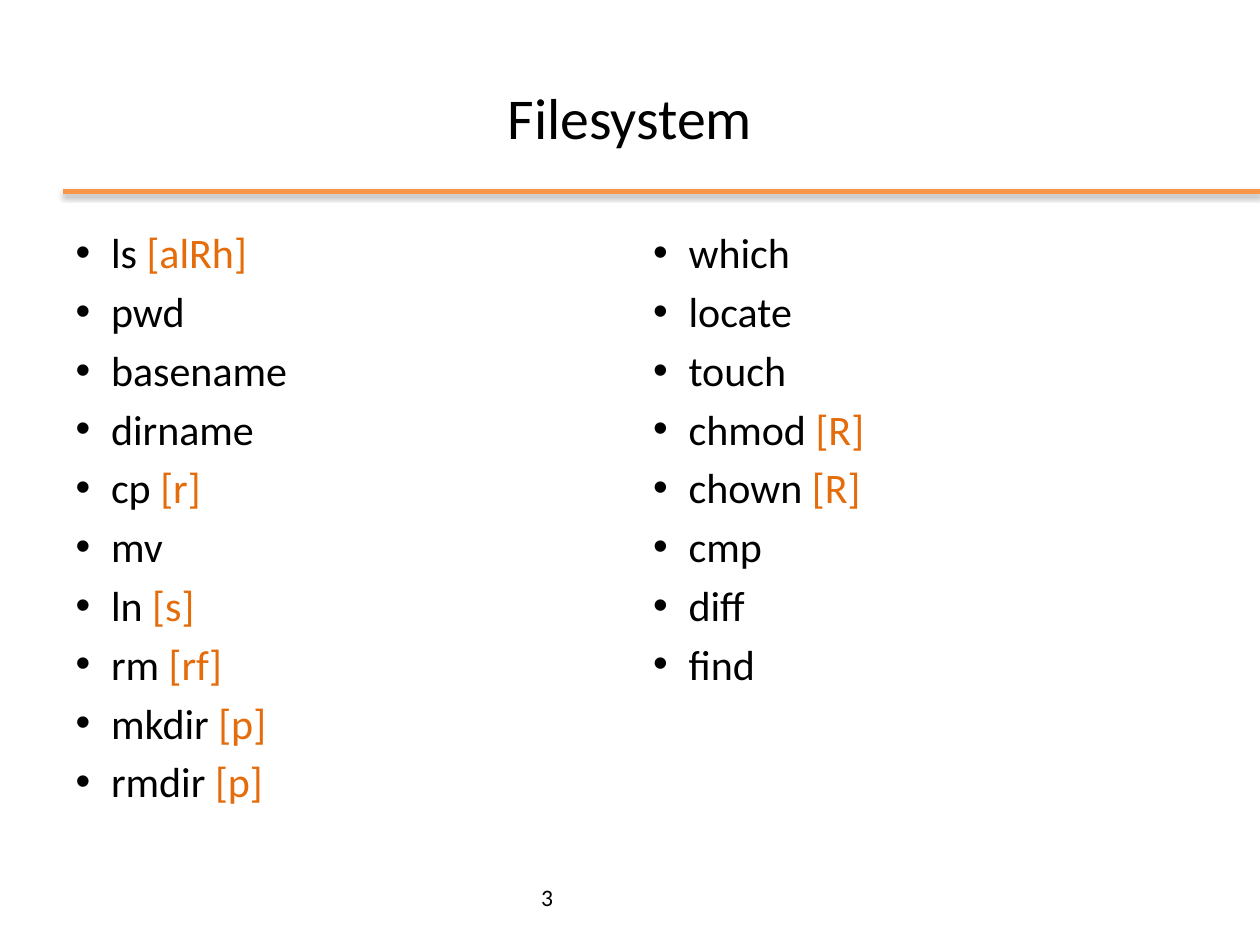
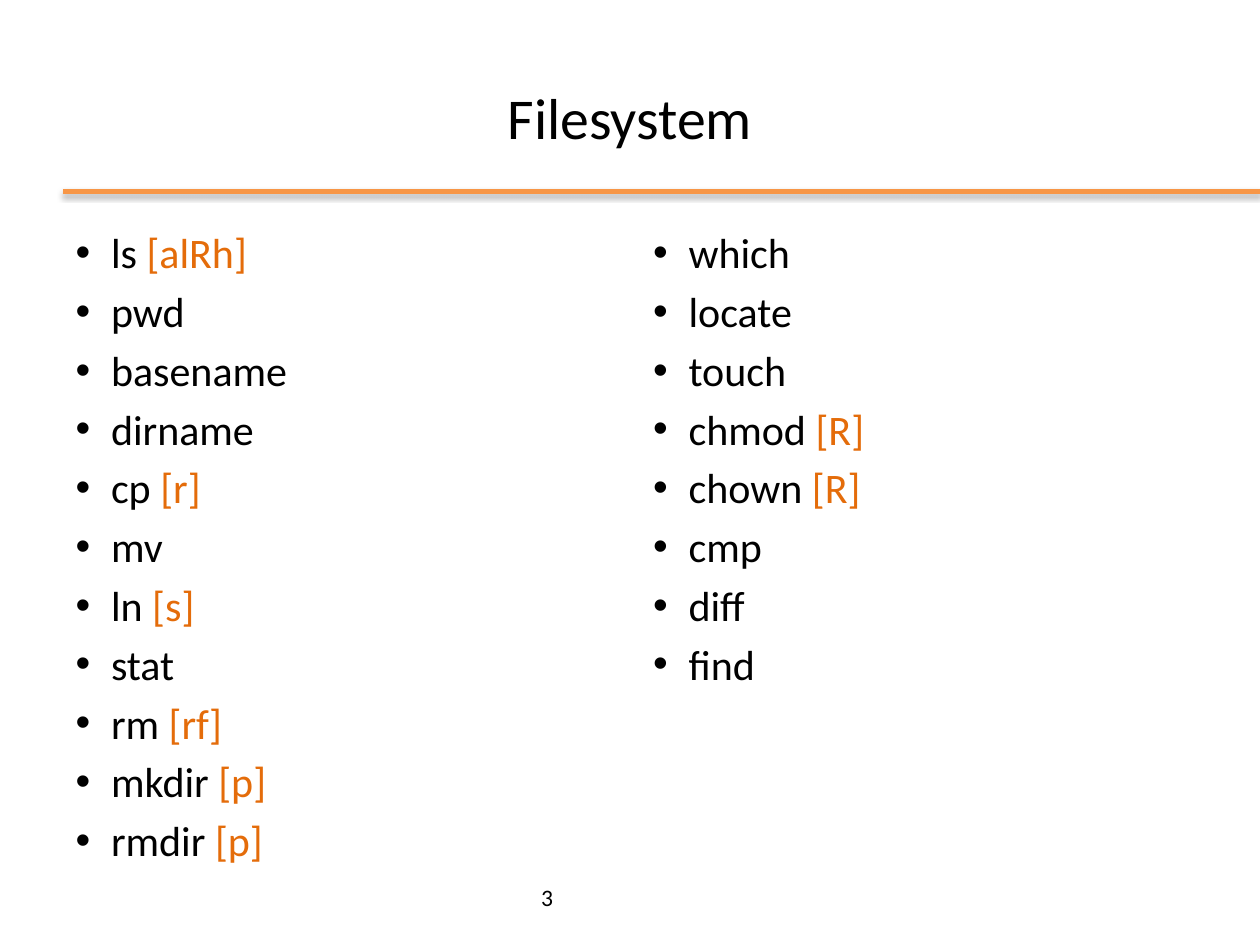
Before and after one commit to nbicocchi/operatingsystemsbsc, a slide deck: slide 3 of slides/ppt/04_Comandi principali.pptx. Drawn at 1260x945 pixels with LibreOffice and Linux fonts; fonts in the diff are those of the drawing; background and template pictures are left out. Boxes give left, top, right and bottom in pixels: in the first picture for what was removed or moved away, otherwise in the second. Text is boxed around its words. In the diff, an @@ line names an element or a change of style, - is before the commit and + after.

```diff
--- a/slides/ppt/04_Comandi principali.pptx
+++ b/slides/ppt/04_Comandi principali.pptx
@@ text at <box>111,653,174,681</box>: paragraph added @@
+• stat
```
Also in this commit, not shown: 5 other files.
